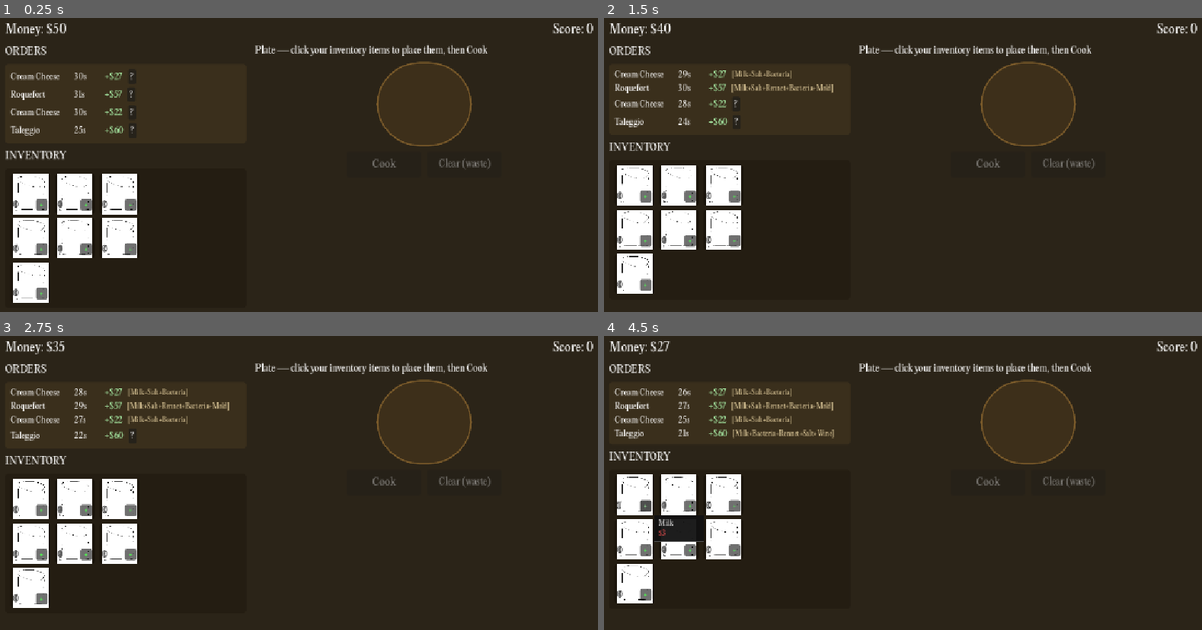
Above: before the commit, frames 1-4 (two rows, left to right).
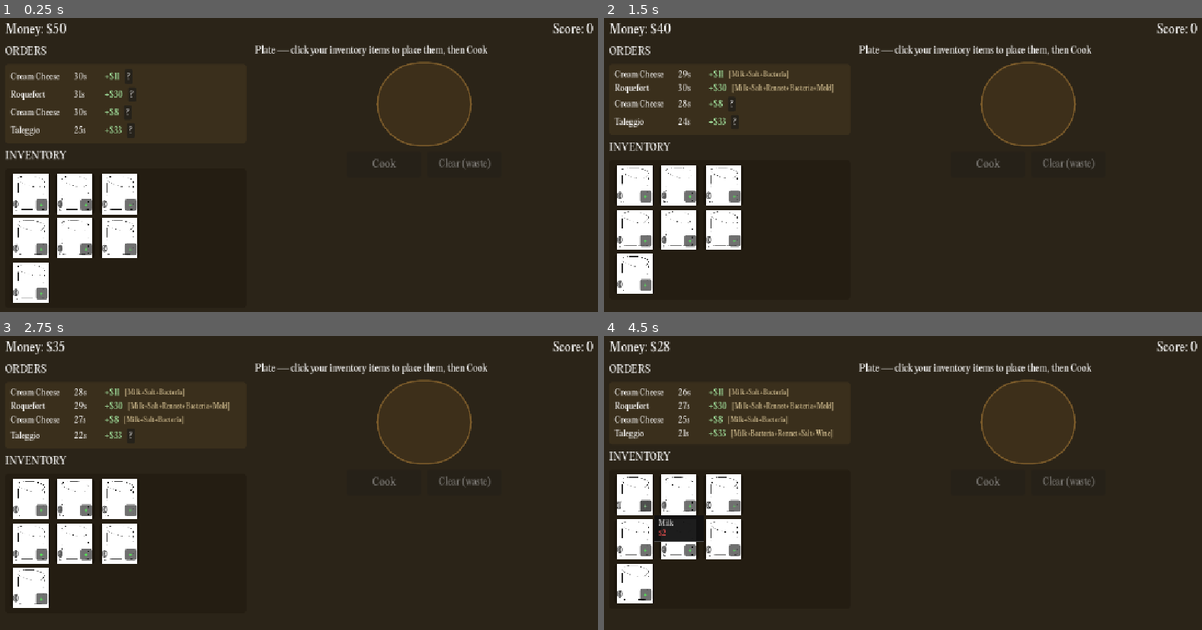
Above: after the commit, the same moments.

Repository: TheBugMaker/cheesy-tunes
Game: Godot game, scene res://scenes/main.tscn
Two runs of this game, one before a commit and one after it. Both use one fixed random seed, a clock stepped at 60 frames per second and the inputs below.
Inputs (mouse positions are in pixels of both pictures, inside the frame that each line leads up to):
- Up to frame 1 (0.25 s): no input
- Up to frame 2 (1.5 s): click "?" at 0.5 s; click "?" at 1.25 s
- Up to frame 3 (2.75 s): click "?" at 2 s
- Up to frame 4 (4.5 s): click "?" at 2.75 s; click (633, 494) at 3.52 s; click "+" at 4.25 s

The runs differ from the first frame. In frame 1, 0.1% of the frame differs, in the area x 19-23%, y 18-40%; in frame 2, 0.4%; in frame 3, 0.5%; in frame 4, 0.8%, in the area x 9-39%, y 1-68%.

Commit message:
updating economic structures of game

Diff:
--- a/scripts/cheese_db.gd
+++ b/scripts/cheese_db.gd
@@ -68,25 +68,25 @@
 
 ## Adjusted cost parameters in $ for your 7 unique components.
 const INGREDIENT_PRICES: Dictionary = {
-	"milk":     3,
-	"acid":     2,
+	"milk":     2,
+	"acid":     4,
 	"salt":     2,
-	"bacteria": 4,
-	"rennet":   5,
-	"mold":     4,
-	"wine":     6,
+	"bacteria": 3,
+	"rennet":   4,
+	"mold":     6,
+	"wine":     7,
 }
 
 ## Scaled reward structures scaled to the structural complexity of each recipe.
 const CHEESE_PAYOUT_RANGE: Dictionary = {
-	"Paneer":         Vector2i(12, 18),
-	"Mozzarella":     Vector2i(18, 25),
-	"Cream Cheese":   Vector2i(20, 28),
-	"Brie":           Vector2i(26, 38),
-	"Comte":          Vector2i(30, 44),
-	"Mozzarella (Alt)": Vector2i(35, 48),
-	"Roquefort":      Vector2i(42, 58),
-	"Taleggio":       Vector2i(48, 66),
+	"Paneer":       Vector2i(8, 10),
+	"Cream Cheese": Vector2i(8, 12),
+	"Comte":        Vector2i(14, 18),
+	"Mozzarella":   Vector2i(15, 21),
+	"Brie":         Vector2i(21, 29),
+	"Roquefort":    Vector2i(23, 31),
+	"Taleggio":     Vector2i(25, 33),
+	"Mozzarella (Alt)": Vector2i(15, 21),
 }
 
 ## Updated track layer maps matching the clean tool-pool configuration.
